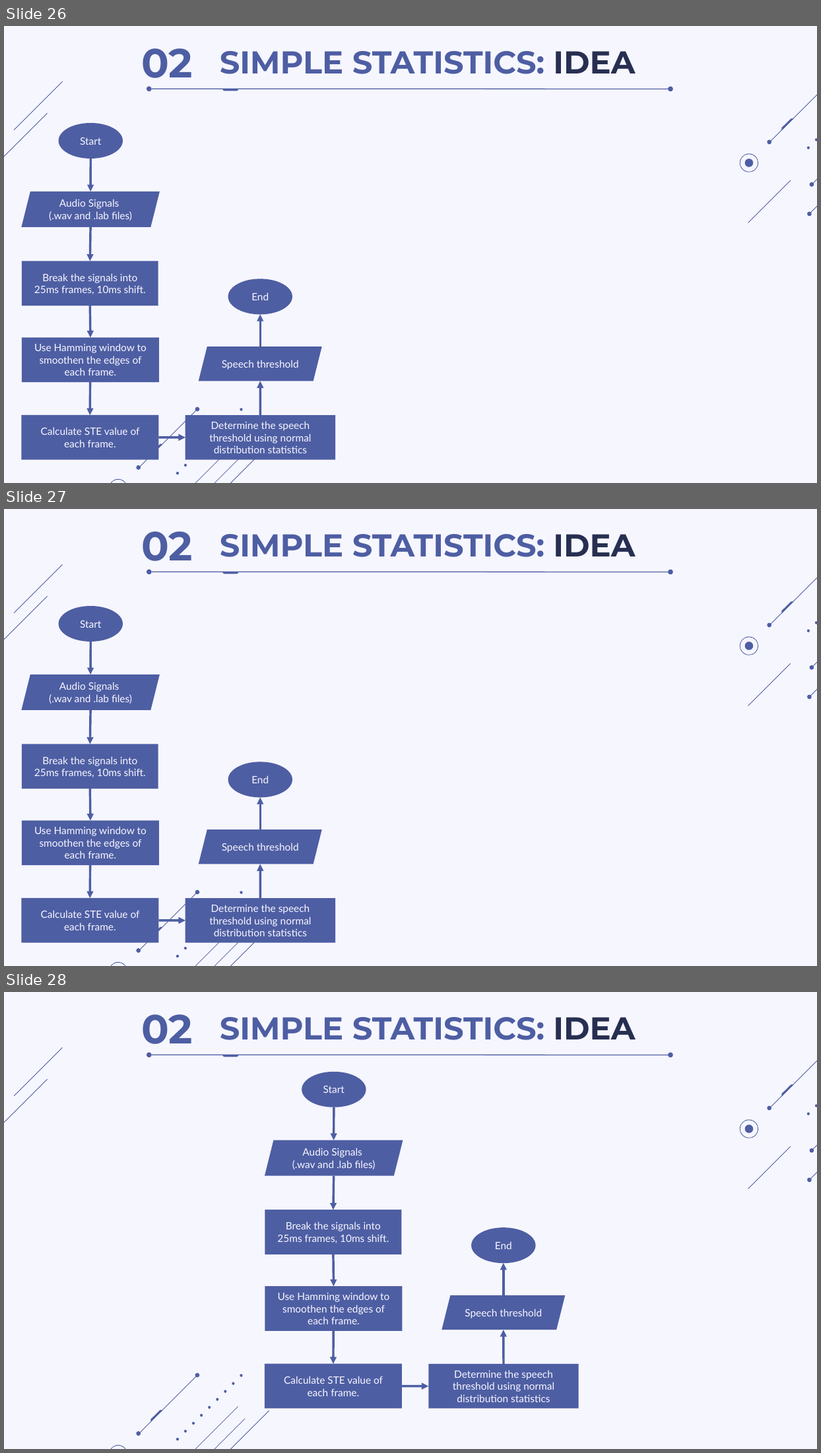
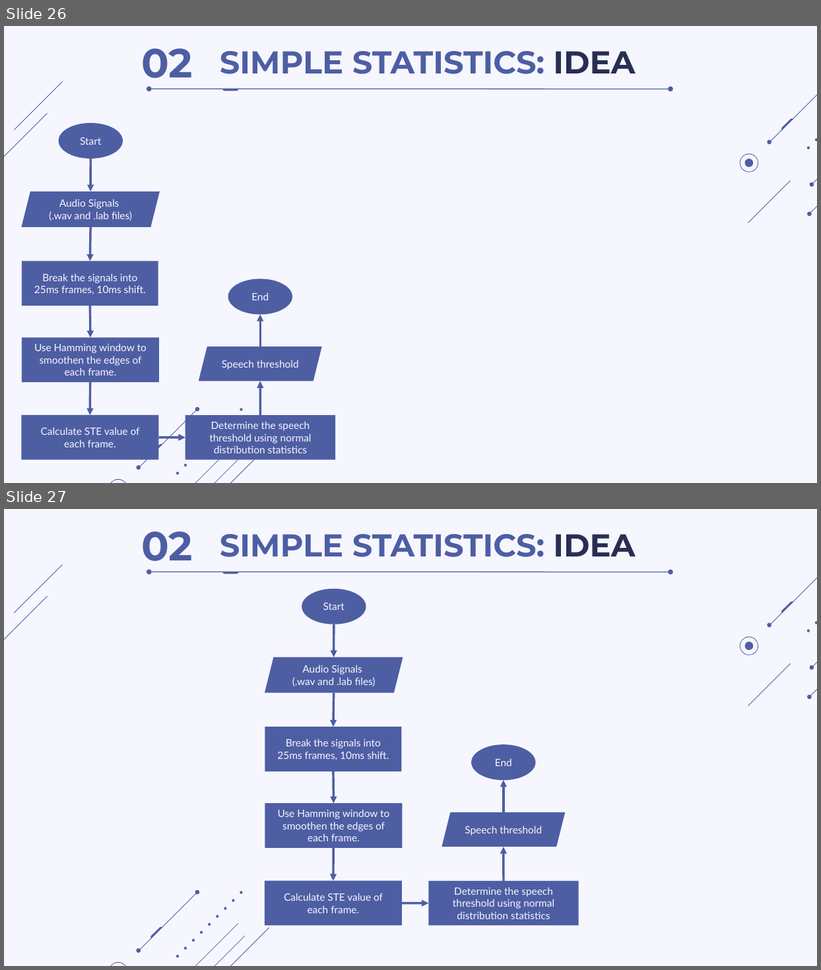
Before and after one commit to thdyqt/XLTHS, a slide deck: Slide.pptx. Shown one above the other, each under a label of ours: slides 26, 27 and 28 before the commit, slides 26 and 27 after it. The pictures are 821x1453 and 821x970 pixels, drawn with LibreOffice and Linux fonts; fonts in the diff are those of the drawing. Boxes give left, top, right and bottom in pixels: in the first picture for what was removed or moved away, otherwise in the second. Text is boxed around its words. In the diff, an @@ line names an element or a change of style, - is before the commit and + after.

```diff
--- a/Slide.pptx
+++ b/Slide.pptx
@@ slide 27 removed at bbox=[4, 509, 817, 966], background #F6F6FF; not listed: 25 template elements that a slide beside it also shows @@
@@ text removed at bbox=[141, 531, 193, 571] @@
-02
@@ title removed at bbox=[220, 534, 635, 557] @@
-SIMPLE STATISTICS: IDEA
@@ group removed at bbox=[147, 563, 673, 581]: 2 ellipses, 1 freeform shape, 1 line @@
@@ ellipse removed at bbox=[59, 606, 123, 642] @@
-Start
@@ arrow removed from (91, 642) to (90, 675) @@
@@ parallelogram removed at bbox=[21, 675, 159, 711] @@
-Audio Signals
-(.wav and .lab files)
@@ arrow removed from (90, 710) to (90, 744) @@
@@ rectangle removed at bbox=[22, 744, 158, 789] @@
-Break the signals into 25ms frames, 10ms shift.
@@ ellipse removed at bbox=[228, 762, 292, 797] @@
-End
@@ arrow removed from (90, 789) to (90, 821) @@
@@ arrow removed from (260, 830) to (260, 797) @@
@@ rectangle removed at bbox=[22, 821, 159, 865] @@
-Use Hamming window to smoothen the edges of each frame.
@@ parallelogram removed at bbox=[198, 830, 322, 864] @@
-Speech threshold
@@ arrow removed from (90, 864) to (90, 898) @@
@@ arrow removed from (260, 898) to (260, 864) @@
@@ rectangle removed at bbox=[21, 898, 158, 943] @@
-Calculate STE value of each frame.
@@ rectangle removed at bbox=[186, 898, 336, 943] @@
-Determine the speech threshold using normal distribution statistics
@@ arrow removed from (158, 920) to (186, 920) @@
@@ what was slide 28 is now slide 27 @@
```
Also in this commit, not shown: 1 slide changed.
